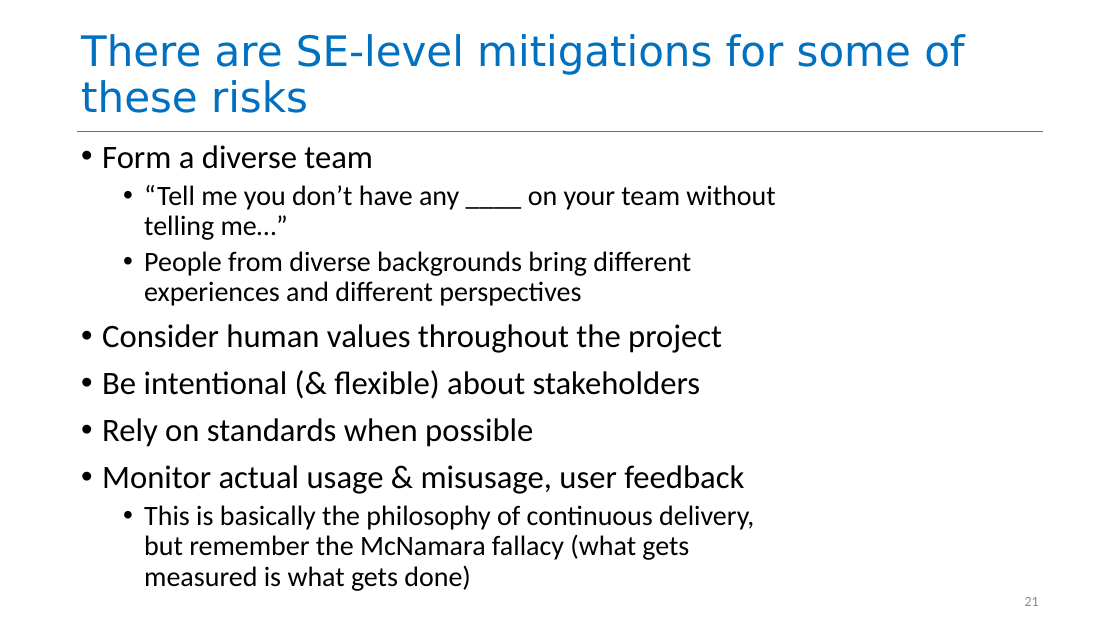
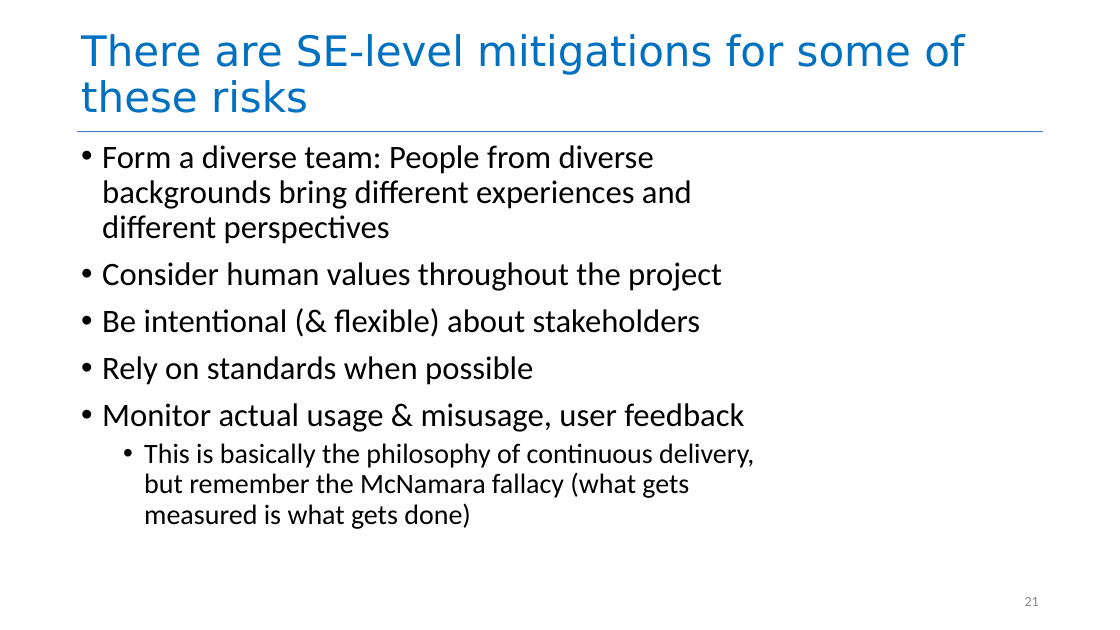
Before and after one commit to neu-se/CS4530-Spring-2026, a slide deck: slide 21 of Slides/Module 15 Engineering Software for Equity.pptx. Drawn at 1120x630 pixels with LibreOffice and Linux fonts; fonts in the diff are those of the drawing. Boxes give left, top, right and bottom in pixels: in the first picture for what was removed or moved away, otherwise in the second. Text is boxed around its words. In the diff, an @@ line names an element or a change of style, - is before the commit and + after.

```diff
--- a/Slides/Module 15 Engineering Software for Equity.pptx
+++ b/Slides/Module 15 Engineering Software for Equity.pptx
@@ text at <box>102,145,692,244</box>: text changed; size 48 to 56 pt @@
-• Form a diverse team
-  • “Tell me you don’t have any ____ on your team without telling me…”
-  • People from diverse backgrounds bring different experiences and different perspectives
+• Form a diverse team: People from diverse backgrounds bring different experiences and different perspectives
```
Also in this commit, not shown: 1 other file.
